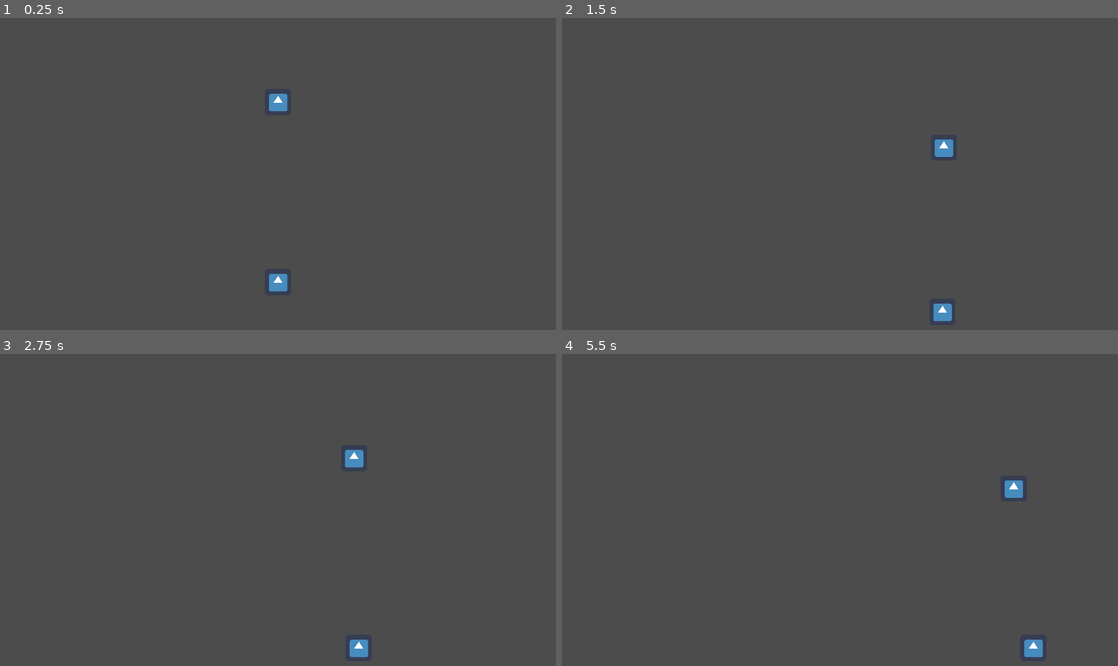
Above: before the commit, frames 1-4 (two rows, left to right).
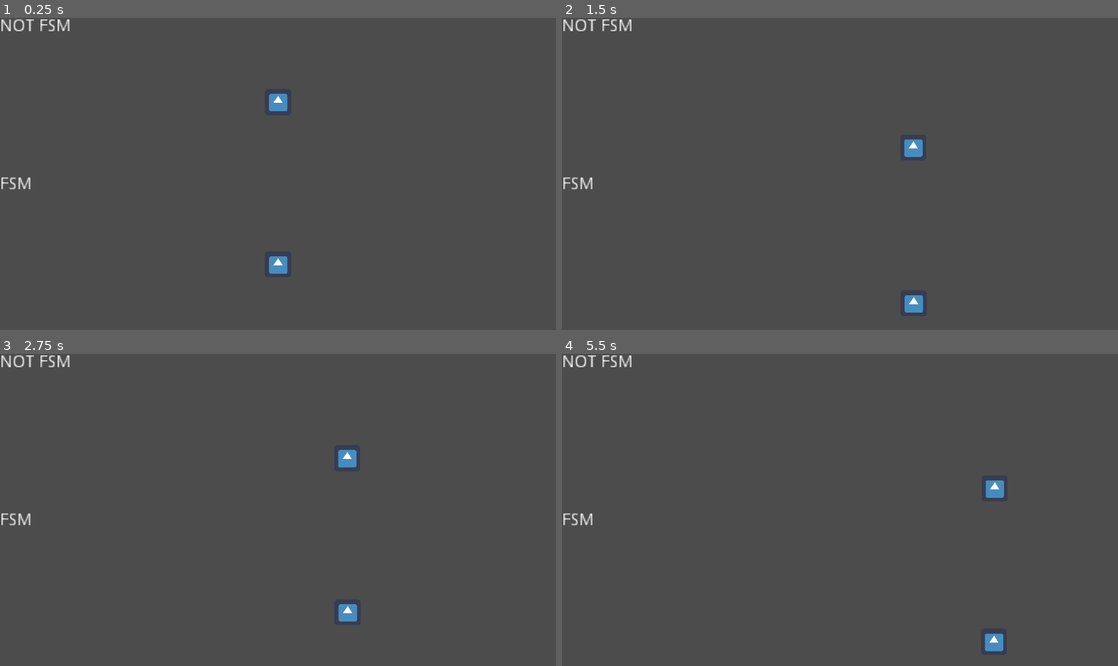
Above: after the commit, the same moments.

Repository: DanniloSN/godot-fsm
Game: Godot game, scene res://scenes/world.tscn
Same seed, same stepped clock (60 frames per second), same inputs: the game is played once before the commit and once after it. The engine's default icon, where the game draws it, is replaced by a stand-in: a white triangle on a blue panel in a dark square.
Inputs:
- Up to frame 1 (0.25 s): no input
- Up to frame 2 (1.5 s): hold Shift (run) 0.53-1.28 s; hold D (move_right) from 0.53 s (still down); tap Space (jump) at 0.77, 0.8, 1.07, 1.35 s
- Up to frame 3 (2.75 s): tap Space (jump) at 1.52, 1.82, 2.3 s; tap Shift (run) at 1.55 s; release D (move_right) at 2.03 s; hold A (move_left) from 2.03 s (still down); hold Shift (run) from 2.03 s (still down)
- Up to frame 4 (5.5 s): release A (move_left) at 2.78 s; release Shift (run) at 2.78 s; hold D (move_right) 2.78-4.28 s; tap Shift (run) at 2.85, 4.35 s; tap Space (jump) at 3.02, 3.32, 4.52, 4.82, 5.3 s; hold Space (jump) 3.53-4.28 s; hold A (move_left) 4.28-5.03 s; hold D (move_right) from 5.03 s (still down); hold Shift (run) from 5.03 s (still down)

The runs differ from the first frame. In frame 1, 0.7% of the frame differs, in the area x 0-52%, y 0-88%; in frame 2, 1.1%; in frame 3, 0.9%; in frame 4, 1.1%, in the area x 0-87%, y 0-98%.

Commit message:
State's scripts refatored based on Character Non FSM

Diff:
--- a/scenes/char/charFSM.tscn
+++ b/scenes/char/charFSM.tscn
@@ -21,16 +21,6 @@
 [node name="CollisionShape2D" type="CollisionShape2D" parent="."]
 shape = SubResource( 1 )
 
-[node name="RayCastLeft" type="RayCast2D" parent="."]
-position = Vector2( -28, 0 )
-enabled = true
-cast_to = Vector2( 0, 35 )
-
-[node name="RayCastRight" type="RayCast2D" parent="."]
-position = Vector2( 28, 0 )
-enabled = true
-cast_to = Vector2( 0, 35 )
-
 [node name="StatesMachine" type="Node" parent="."]
 script = ExtResource( 3 )
 
--- a/scenes/world.tscn
+++ b/scenes/world.tscn
@@ -19,8 +19,31 @@
 position = Vector2( 0, 768 )
 shape = SubResource( 1 )
 
-[node name="Char" parent="." instance=ExtResource( 1 )]
+[node name="Chars" type="Node2D" parent="."]
+
+[node name="Char" parent="Chars" instance=ExtResource( 1 )]
 position = Vector2( 683, 200 )
 
-[node name="CharFSM" parent="." instance=ExtResource( 2 )]
+[node name="CharFSM" parent="Chars" instance=ExtResource( 2 )]
 position = Vector2( 683, 600 )
+
+[node name="Labels" type="Node2D" parent="."]
+
+[node name="NotFSM" type="Label" parent="Labels"]
+margin_right = 40.0
+margin_bottom = 14.0
+rect_scale = Vector2( 3, 3 )
+text = "NOT FSM"
+__meta__ = {
+"_edit_use_anchors_": false
+}
+
+[node name="FSM" type="Label" parent="Labels"]
+margin_top = 389.0
+margin_right = 58.0
+margin_bottom = 403.0
+rect_scale = Vector2( 3, 3 )
+text = "FSM"
+__meta__ = {
+"_edit_use_anchors_": false
+}
--- a/scripts/char/char.gd
+++ b/scripts/char/char.gd
@@ -52,12 +52,12 @@
 	else:
 		direction.x = 0
 
-	if Input.is_action_pressed("run"):
+	if isOnFloor and Input.is_action_pressed("run"):
 		isRunning = true
 	else:
 		isRunning = false
 
-	if isOnFloor && Input.is_action_pressed("jump"):
+	if isOnFloor && Input.is_action_just_pressed("jump"):
 		jump()
 
 func jump():
--- a/scripts/char/charFSM.gd
+++ b/scripts/char/charFSM.gd
@@ -2,8 +2,10 @@
 
 onready var sm = $StatesMachine
 
+# Those variables are globaly
+# necessary to move the character
 var direction = Vector2()
-var velocity = Vector2()
+var movement = Vector2()
 
 func _ready():
 	sm.setState("Fall")
@@ -11,17 +13,8 @@
 func _process(delta):
 	if(sm.state):
 		sm.state._update(delta)
-
-	move_and_slide(
-		Vector2(
-			direction.x * velocity.x,
-			direction.y * velocity.y
-		)
-	)
+	move_and_slide(movement, Vector2.UP)
 
 func _input(event):
 	if(sm.state):
 		sm.state._handle_input(event)
-
-func is_on_ground():
-	return $RayCastLeft.is_colliding() or $RayCastRight.is_colliding()
--- a/scripts/char/states/base.gd
+++ b/scripts/char/states/base.gd
@@ -1,3 +1,10 @@
+# This script is model to create a new state for
+# the finite state machine and some rules have to
+# followed:
+# 1. The StateMachine have to be this node's parent
+# 2. This state have to be specified on STATES map in
+# StateMachine node as <State-Name> : self
+
 extends Node
 
 onready var character
--- a/scripts/char/states/fall.gd
+++ b/scripts/char/states/fall.gd
@@ -4,20 +4,37 @@
 onready var sm = get_parent()
 
 const GRAVITY = 200
-const AIR_HORIZONTAL_VELOCITY = 100
+const AIR_HORIZONTAL_VELOCITY = 200
+const AIR_HORIZONTAL_ACCELERATION = 15
+
+var velocity = Vector2()
 
 var inputRun = false
 
 func _enter(parent):
 	character = parent
 	character.direction.y = 1
-	if character.velocity.x == 0:
-		character.velocity.x = AIR_HORIZONTAL_VELOCITY
-	character.velocity.y = GRAVITY
+
+	if character.movement.x == 0:
+		velocity.x = character.movement.x
 
 func _update(delta):
-	# If isn't on ground setState Falling
-	if character.is_on_ground():
+	# If isn't on floor set state to Fall
+	if !character.is_on_floor():
+		# Apply gravity
+		character.movement.y += GRAVITY * delta
+
+		# Smooth acceleration to move on air
+		velocity = velocity.linear_interpolate(
+			character.direction * AIR_HORIZONTAL_VELOCITY,
+			AIR_HORIZONTAL_ACCELERATION * delta
+		)
+
+		# Set the movement as walk velocity
+		character.movement.x = velocity.x
+
+	else:
+		# Check conditions to change state
 		if character.direction.x == 0:
 			sm.setState("Idle")
 		else:
@@ -41,4 +58,3 @@
 
 func _exit():
 	character.direction.y = 0
-	character.velocity.y = 0
--- a/scripts/char/states/idle.gd
+++ b/scripts/char/states/idle.gd
@@ -7,14 +7,19 @@
 
 func _enter(parent):
 	character = parent
+
+	# Set movement variables to zero
 	character.direction = Vector2()
-	character.velocity = Vector2()
+	character.movement = Vector2()
 
 func _update(delta):
-	# If isn't on ground setState Falling
-	if !character.is_on_ground():
+	# If isn't on floor set state to Fall
+	if !character.is_on_floor():
 		sm.setState("Fall")
 
+	# If the direction is zero, then set
+	# state to Walk or Run depeding if is
+	# pressing the run button.
 	if character.direction != Vector2():
 		if runPressed:
 			sm.setState("Run")
@@ -22,17 +27,20 @@
 			sm.setState("Walk")
 
 func _handle_input(event):
-	# If run pressed, set state to Run instead Walk
+	# While pressing run, runPressed will be
+	# true, that will decide if is going to
+	# run or walk
 	if Input.is_action_pressed("run"):
 		runPressed = true
 	else:
 		runPressed = false
 
-	# Jump
+	# Set state to Jump
 	if Input.is_action_pressed("jump"):
 		sm.setState("Jump")
 
-	# If press something change into his State
+	# If press move_left or move_right,
+	# change the direction
 	if Input.is_action_just_pressed("move_left"):
 		character.direction.x = -1
 	elif Input.is_action_just_pressed("move_right"):
--- a/scripts/char/states/jump.gd
+++ b/scripts/char/states/jump.gd
@@ -4,33 +4,23 @@
 onready var sm = get_parent()
 
 const JUMP_FORCE = 200
-const AIR_HORIZONTAL_VELOCITY = 100
-var forceConsumerCount = JUMP_FORCE
 
+# This state is just a little push to jump
+# and then set state to Fall
 func _enter(parent):
 	character = parent
+
+	# Set the movement and direction
 	character.direction.y = -1
-	if character.velocity.x == 0:
-		character.velocity.x = AIR_HORIZONTAL_VELOCITY
-	character.velocity.y = JUMP_FORCE
-	forceConsumerCount = JUMP_FORCE
+	character.movement.y = -JUMP_FORCE
 
 func _update(delta):
-	forceConsumerCount -= (JUMP_FORCE * 2) * delta
-	print(forceConsumerCount)
-	if forceConsumerCount <= 0:
+	# If isn't on floor set state to Fall
+	if !character.is_on_floor():
 		sm.setState("Fall")
 
 func _handle_input(event):
-	if Input.is_action_just_released("jump"):
-		sm.setState("Fall")
-
-	if Input.is_action_pressed("move_left"):
-		character.direction.x = -1
-	elif Input.is_action_pressed("move_right"):
-		character.direction.x = 1
-	else:
-		character.direction.x = 0
+	pass
 
 func _exit():
 	pass
--- a/scripts/char/states/run.gd
+++ b/scripts/char/states/run.gd
@@ -4,19 +4,30 @@
 onready var sm = get_parent()
 
 const RUN_VELOCITY = 300
+const RUN_ACCELERATION = 30
+
+var velocity = Vector2()
 
 func _enter(parent):
 	character = parent
-	character.velocity.x = RUN_VELOCITY
 
 func _update(delta):
-	# If isn't on floor setState Falling
-	if !character.is_on_ground():
+	# If isn't on floor set state to Fall
+	if !character.is_on_floor():
 		sm.setState("Fall")
 
 	# If have no direction, set idle
 	if(character.direction == Vector2()):
 		sm.setState("Idle")
+
+	# Smooth acceleration to walk
+	velocity = velocity.linear_interpolate(
+		character.direction * RUN_VELOCITY,
+		RUN_ACCELERATION * delta
+	)
+
+	# Set the movement as walk velocity
+	character.movement.x = velocity.x
 
 func _handle_input(event):
 	# Can change directions
--- a/scripts/char/states/states_machine.gd
+++ b/scripts/char/states/states_machine.gd
@@ -1,5 +1,6 @@
 extends Node
 
+# The character's states have to be specified here
 onready var STATES = {
 	"Idle" : $Idle,
 	"Walk" : $Walk,
--- a/scripts/char/states/walk.gd
+++ b/scripts/char/states/walk.gd
@@ -4,19 +4,30 @@
 onready var sm = get_parent()
 
 const WALK_VELOCITY = 200
+const WALK_ACCELERATION = 15
+
+var velocity = Vector2()
 
 func _enter(parent):
 	character = parent
-	character.velocity.x = WALK_VELOCITY
 
 func _update(delta):
-	# If isn't on ground setState Falling
-	if !character.is_on_ground():
+	# If isn't on floor set state to Fall
+	if !character.is_on_floor():
 		sm.setState("Fall")
 
-	# If have no direction, set idle
+	# If have no direction, set state to Idle
 	if(character.direction == Vector2()):
 		sm.setState("Idle")
+
+	# Smooth acceleration to walk
+	velocity = velocity.linear_interpolate(
+		character.direction * WALK_VELOCITY,
+		WALK_ACCELERATION * delta
+	)
+
+	# Set the movement as walk velocity
+	character.movement.x = velocity.x
 
 func _handle_input(event):
 	# Can change directions
